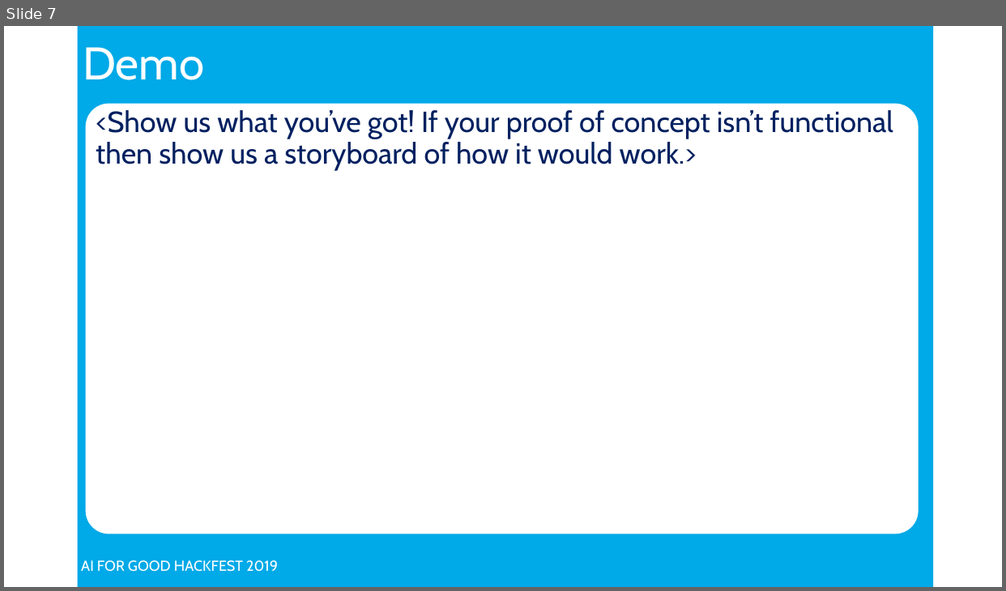
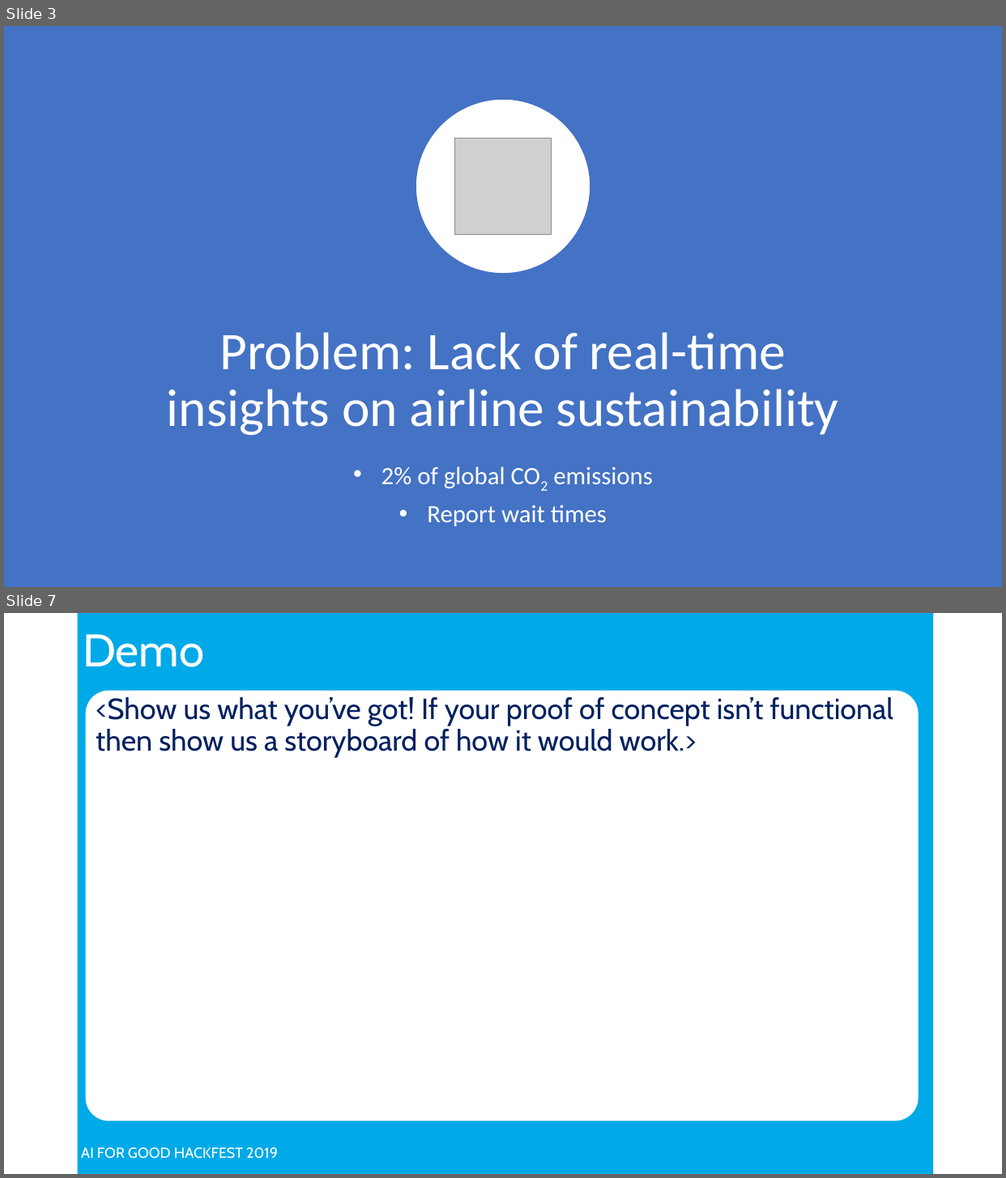
Before and after one commit to hannah-brydon/flight-climate, a slide deck: Hackfest-Presentation.pptx. Shown one above the other, each under a label of ours: slide 7 before the commit, slides 3 and 7 after it; the slides between them are not shown. The pictures are 1006x591 and 1006x1178 pixels, drawn with LibreOffice and Linux fonts; fonts in the diff are those of the drawing; grey boxes stand for pictures; background and template pictures are left out. Boxes give left, top, right and bottom in pixels: in the first picture for what was removed or moved away, otherwise in the second. Text is boxed around its words. In the diff, an @@ line names an element or a change of style, - is before the commit and + after.

```diff
--- a/Hackfest-Presentation.pptx
+++ b/Hackfest-Presentation.pptx
@@ slide 3 added at (4, 26, 1002, 587), background #FFFFFF; not listed: 2 template elements that a slide beside it also shows @@
@@ rectangle added at (4, 26, 1002, 587), fill #4472C4 @@
@@ ellipse added at (415, 99, 591, 274), fill #FFFFFF, outline #4472C4 1.5 pt @@
@@ picture added at (454, 139, 552, 235) @@
@@ title added at (167, 332, 839, 436), 51 pt, text #FFFFFF @@
+Problem: Lack of real-time insights on airline sustainability
@@ text added at (381, 467, 653, 527), 24 pt, text #FFFFFF @@
+• 2% of global CO2 emissions
+• Report wait times
```
Also in this commit, not shown: 2 slides changed, 3 other slides added, 4 slides removed, 1 other file.
